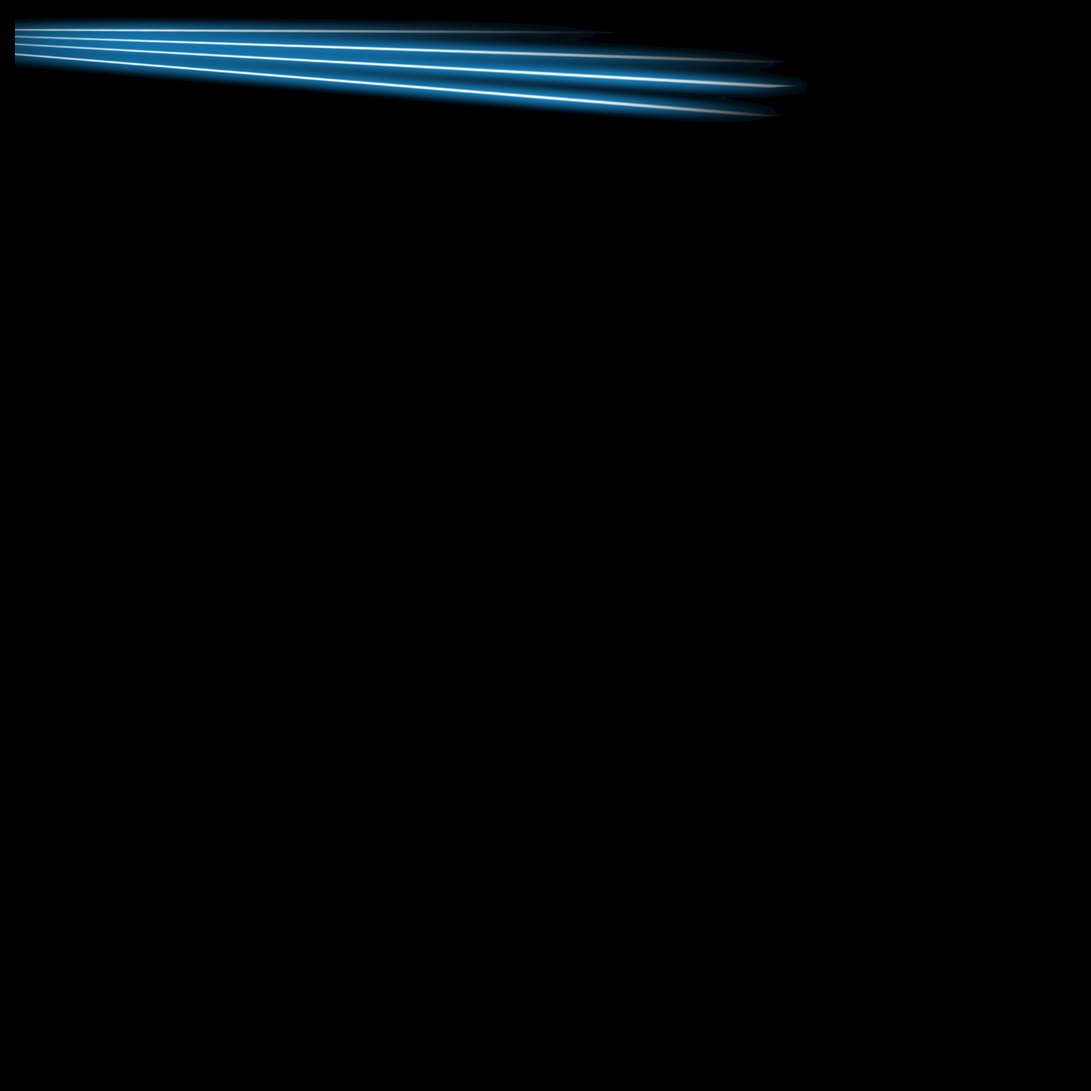
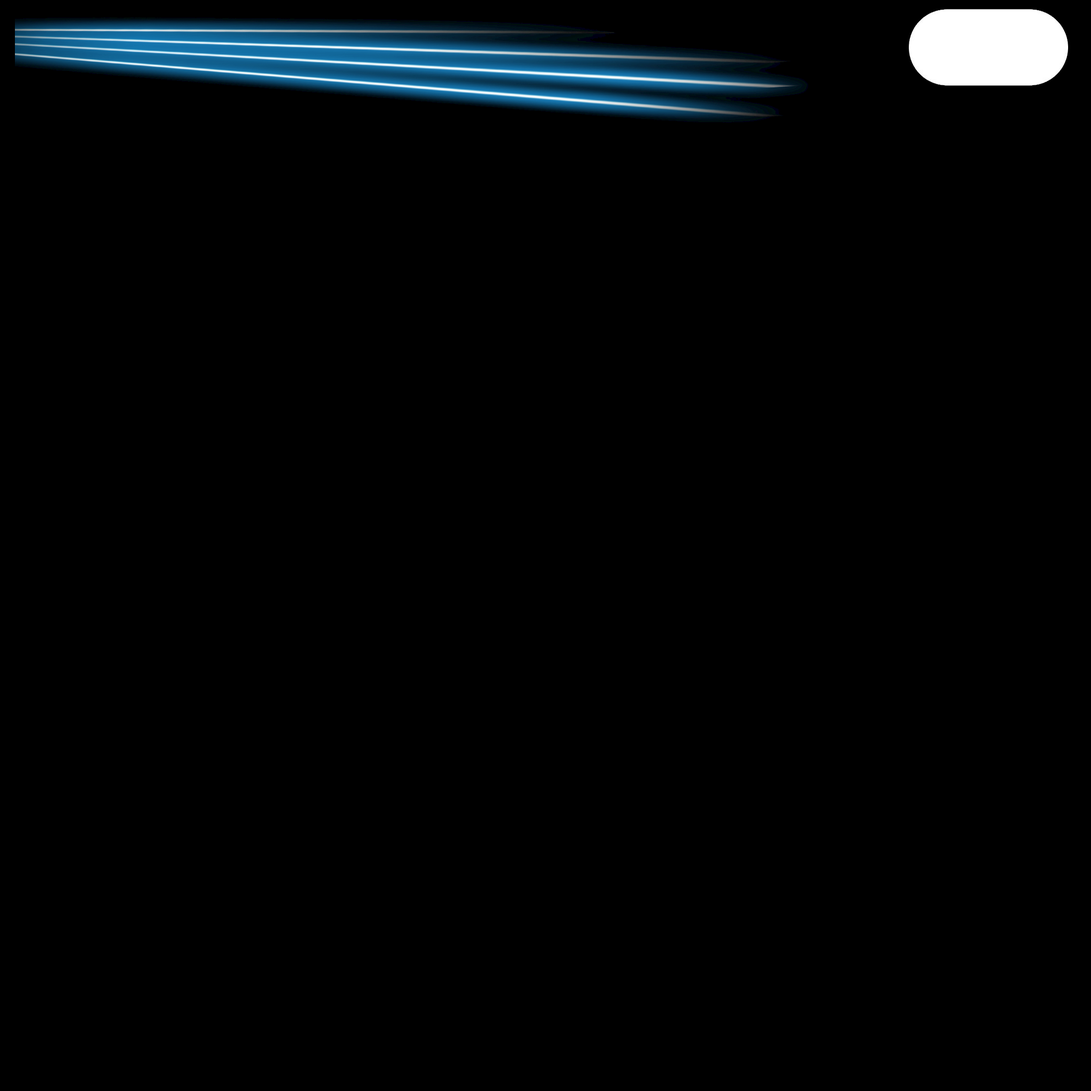
Layered file, before and after one edit (1091 x 1091). Changes by layer:
painted on "Background" over (909, 9, 1069, 86)
